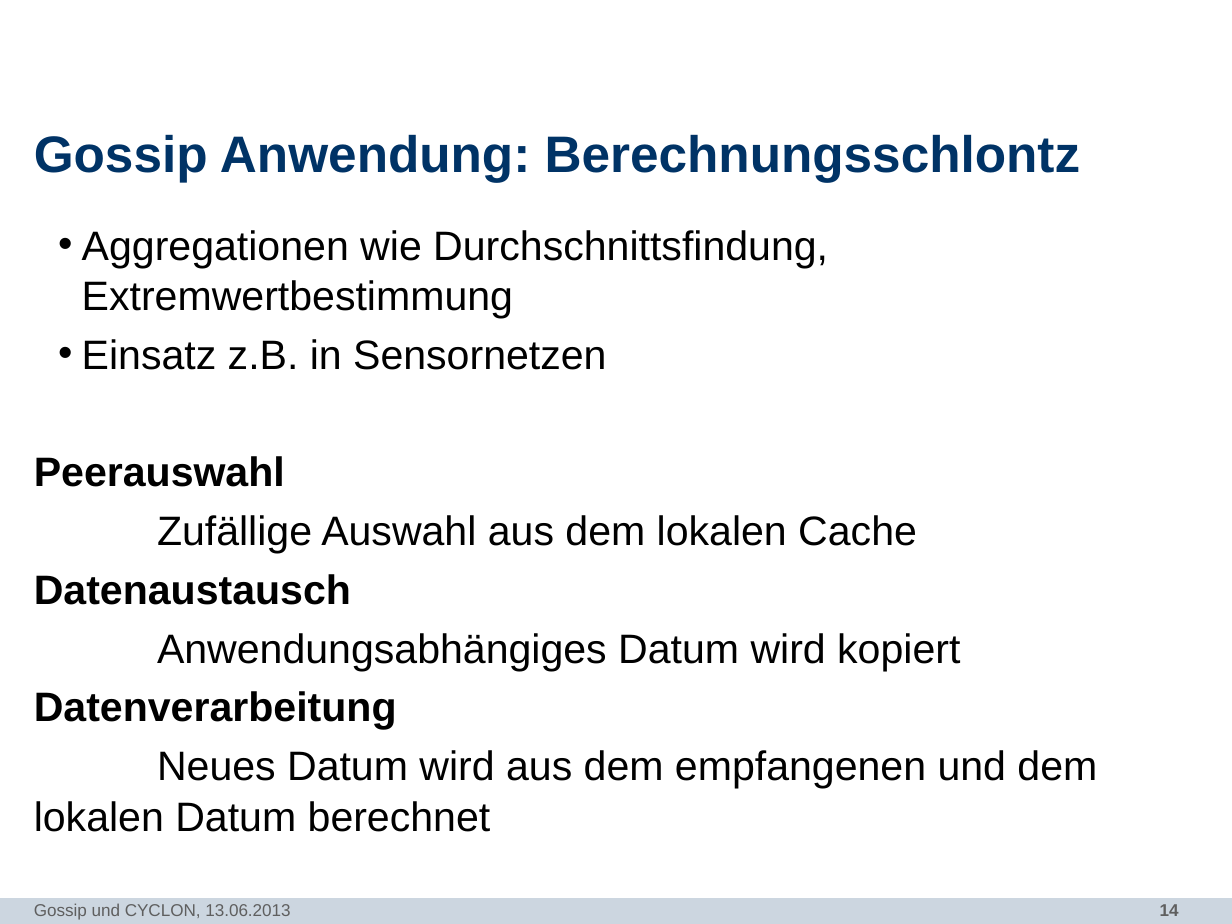
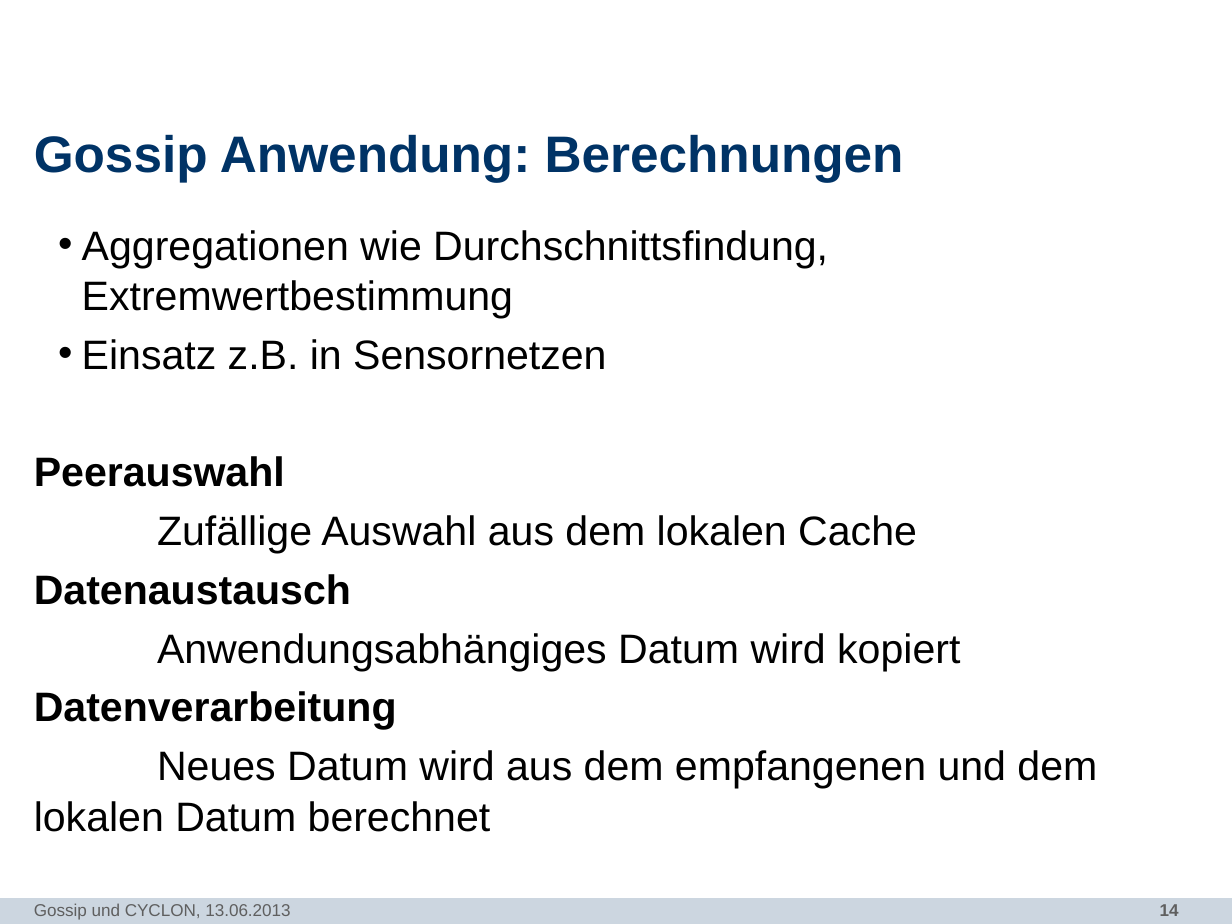
Before and after one commit to N8Fear/DistributedSystems, a slide deck: slide 14 of Vortrag/[MASTER] Präsentation.pptx. Drawn at 1232x924 pixels with LibreOffice and Linux fonts; fonts in the diff are those of the drawing; background and template pictures are left out. Boxes give left, top, right and bottom in pixels: in the first picture for what was removed or moved away, otherwise in the second. Text is boxed around its words. In the diff, an @@ line names an element or a change of style, - is before the commit and + after.

```diff
--- a/Vortrag/[MASTER] Präsentation.pptx
+++ b/Vortrag/[MASTER] Präsentation.pptx
@@ title at <box>34,134,904,182</box>: text changed @@
-Gossip Anwendung: Berechnungsschlontz
+Gossip Anwendung: Berechnungen
```
Also in this commit, not shown: 5 other slides changed, 1 other file.
